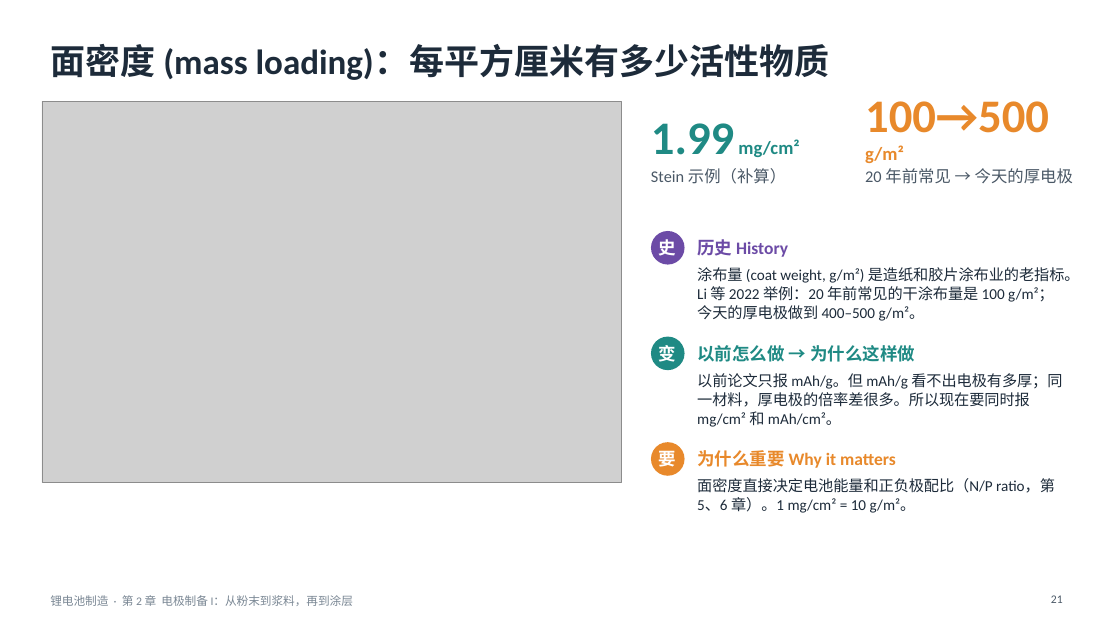
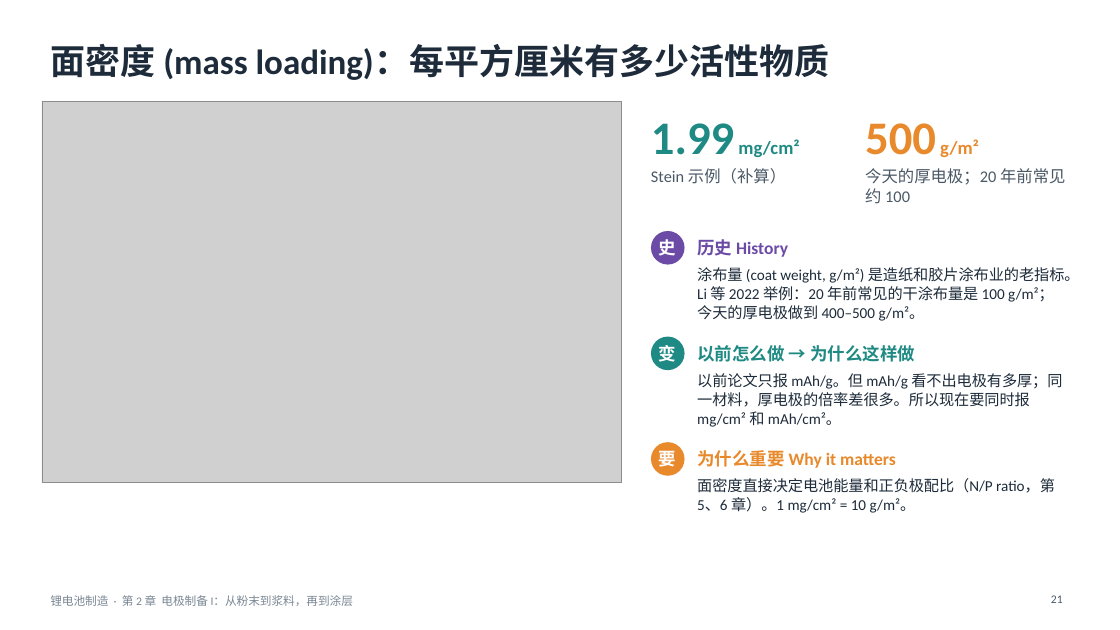
Before and after one commit to zhaoyuw44-lang/Trash, a slide deck: slide 21 of slides/decks/batmfg/batmfg_ch2.pptx. Drawn at 1120x630 pixels with LibreOffice and Linux fonts; fonts in the diff are those of the drawing; grey boxes stand for pictures. Boxes give left, top, right and bottom in pixels: in the first picture for what was removed or moved away, otherwise in the second. Text is boxed around its words. In the diff, an @@ line names an element or a change of style, - is before the commit and + after.

```diff
--- a/slides/decks/batmfg/batmfg_ch2.pptx
+++ b/slides/decks/batmfg/batmfg_ch2.pptx
@@ text at [865, 123, 979, 157]: text changed; size 40 to 16 pt @@
-100→500 g/m²
+500 g/m²
@@ text at [865, 168, 1065, 204]: text changed @@
-20 年前常见 → 今天的厚电极
+今天的厚电极；20 年前常见约 100
```
Also in this commit, not shown: 6 other slides changed, 9 other files.
